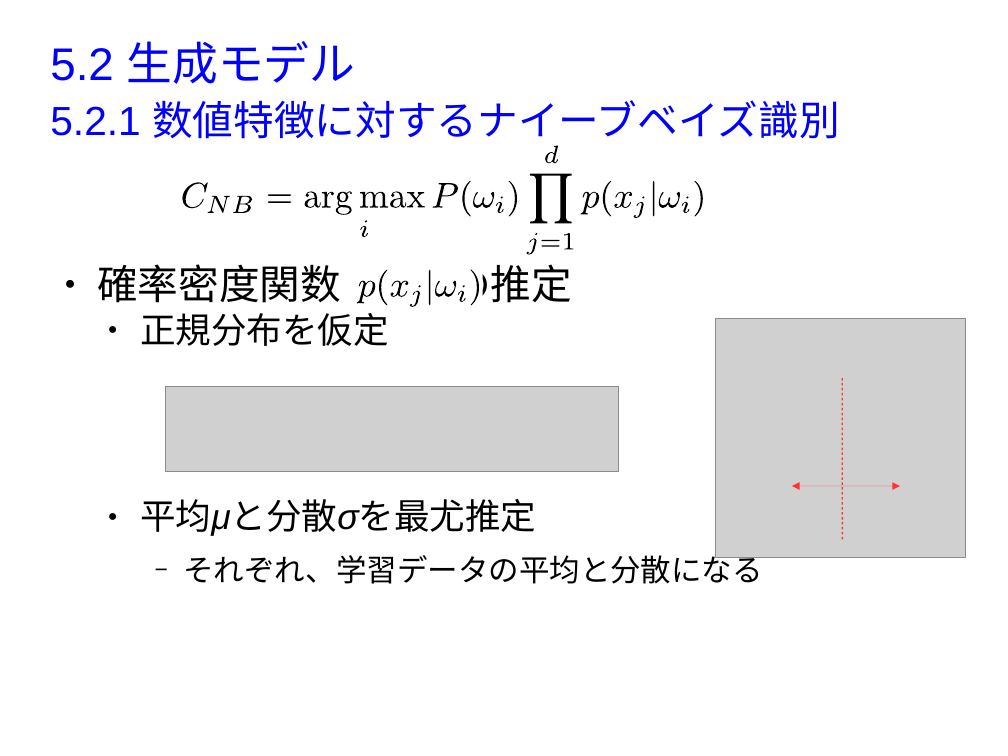
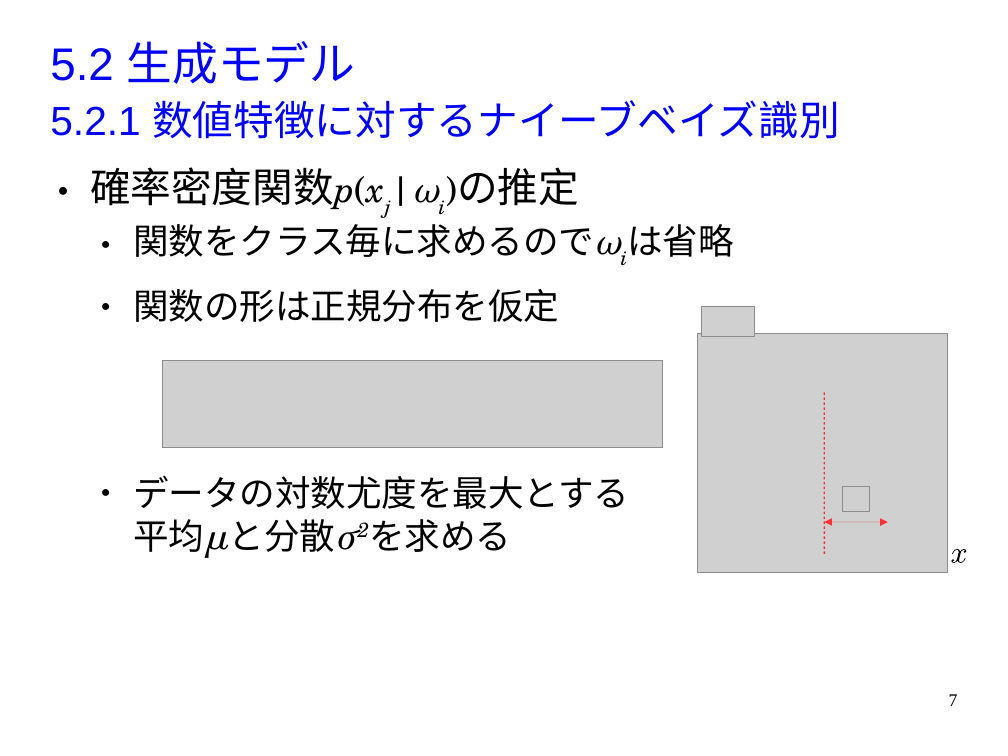
Before and after one commit to MasahiroAraki/MachineLearning, a slide deck: slide 7 of slides/chap05.odp (slide 3 before the commit). Drawn at 1008x756 pixels with LibreOffice and Linux fonts; fonts in the diff are those of the drawing; grey boxes stand for pictures; background and template pictures are left out. Boxes give left, top, right and bottom in pixels: in the first picture for what was removed or moved away, otherwise in the second. Text is boxed around its words. In the diff, an @@ line names an element or a change of style, - is before the commit and + after.

```diff
--- a/slides/chap05.odp
+++ b/slides/chap05.odp
@@ text at box(90, 167, 629, 558): text changed; font Arial to Noto Sans CJK JP @@
-● 確率密度関数 の推定
-  ● 正規分布を仮定
-  ● 平均μと分散σを最尤推定
-    − それぞれ、学習データの平均と分散になる
+● 確率密度関数p(xj|ωi)の推定
+  ● 関数をクラス毎に求めるのでωiは省略
+  ● 関数の形は正規分布を仮定
+  ● データの対数尤度を最大とする
+    平均μと分散σ2を求める
@@ group removed at box(182, 145, 703, 255): 28 freeform shapes @@
@@ group removed at box(357, 270, 482, 307): 9 freeform shapes @@
@@ picture added at box(702, 306, 756, 337) @@
@@ picture: place and size @@
-picture at box(716, 319, 966, 558)
+picture at box(698, 333, 948, 572)
@@ picture: place and size @@
-picture at box(166, 386, 619, 471)
+picture at box(162, 361, 662, 447)
@@ line moved from (842, 378) - (842, 541) to (825, 392) - (825, 554) @@
@@ picture added at box(842, 487, 870, 511) @@
@@ double arrow moved from (792, 486) - (900, 486) to (825, 522) - (888, 522) @@
@@ freeform shape added at box(950, 549, 967, 563), fill #FFFFFF @@
@@ freeform shape: place and size @@
-freeform shape at box(305, 191, 321, 208)
+freeform shape at box(951, 549, 967, 563)
@@ page number added at box(949, 694, 958, 706), 14 pt, text #000000 @@
+7
```
Also in this commit, not shown: 10 other slides changed, 11 slides added, 5 slides removed, 30 other files.
